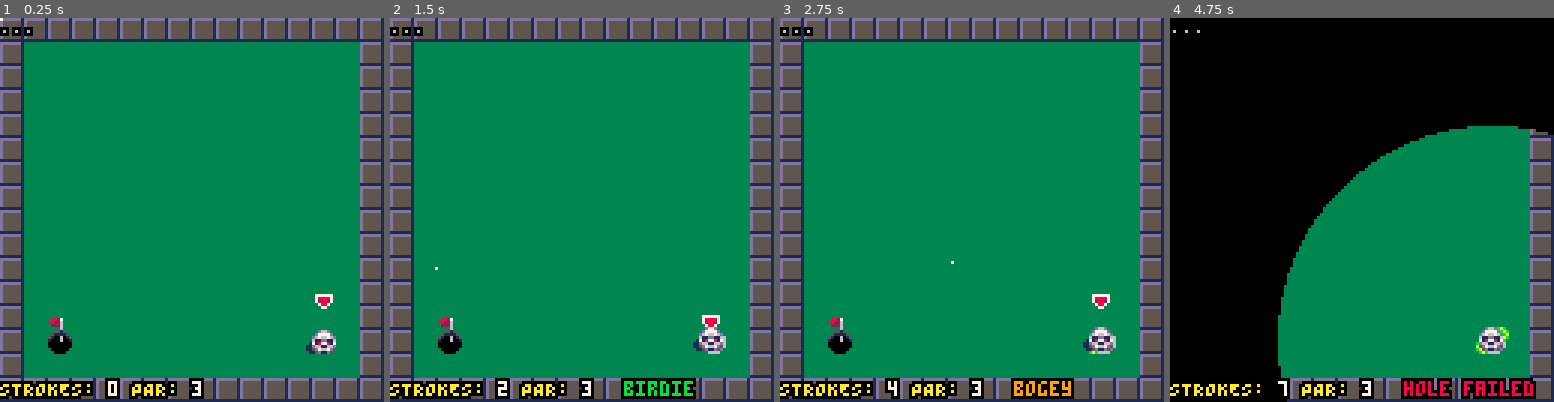
Above: before the commit, frames 1-4 (left to right).
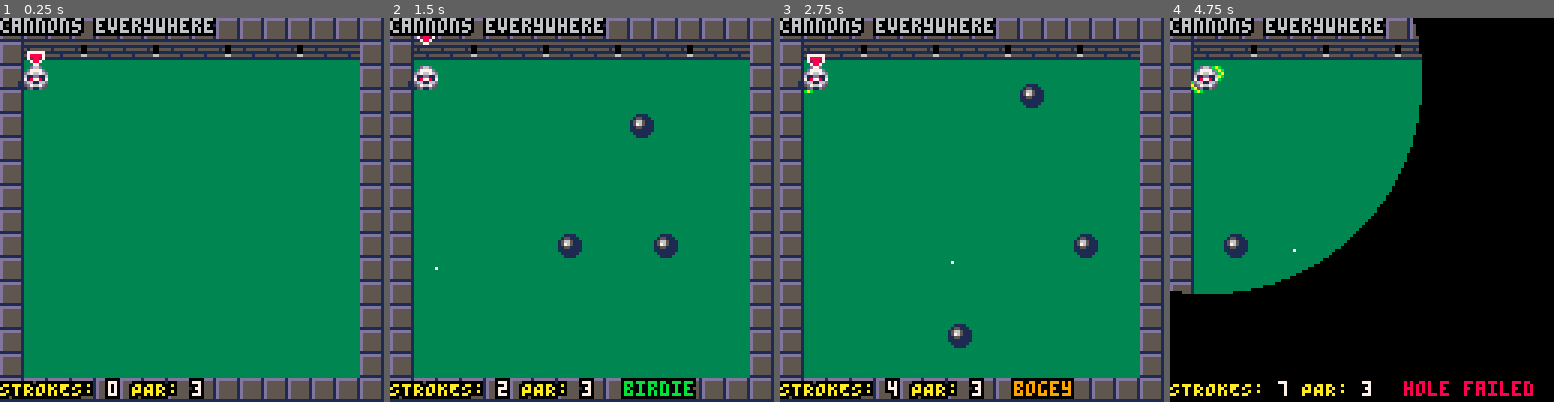
Above: after the commit, the same moments.

Repository: b4dr1ck/Pico8
Game: PICO-8 cartridge ghoul_in_one.p8
Same seed, same stepped clock (60 frames per second), same inputs: the game is played once before the commit and once after it.
Inputs (mouse positions are in pixels of both pictures, inside the frame that each line leads up to):
- Up to frame 1 (0.25 s): no input
- Up to frame 2 (1.5 s): tap X (X key) at 0.33, 1.07 s; click (670, 121) at 0.67 s; click (436, 267) at 1.22 s
- Up to frame 3 (2.75 s): click (887, 114) at 1.77 s; tap X (X key) at 1.85 s; click (952, 259) at 2.32 s
- Up to frame 4 (4.75 s): click (1404, 106) at 2.87 s; tap X (X key) at 2.97, 4.08 s; click (1465, 256) at 3.42 s; click (1231, 102) at 3.97 s; click (1292, 248) at 4.52 s

The runs differ from the first frame. In frame 1, 7.8% of the frame differs, in the area x 0-94%, y 0-88%; in frame 2, 8.9%; in frame 3, 8.9%; in frame 4, 74%, in the area x 0-100%, y 0-100%.

Commit message:
EXTEND: ghoul_in_one: neue levels und 'cannons'

Diff:
--- a/ghoul_in_one.p8
+++ b/ghoul_in_one.p8
@@ -9,6 +9,7 @@
  init_map()
  init_mouse()
 	init_player()
+	init_obst()
 	init_hud()
 end
 
@@ -26,6 +27,7 @@
  draw_map()
  draw_obst()
  draw_player()
+ draw_obst_foreground()
  draw_map_foreground()
  draw_mouse()
  draw_hud()
@@ -52,7 +54,7 @@
  	h=8,
  	new_size=8,
  	strokes={},
- 	level=19,
+ 	level=20,
  	restart=false,
  	no_fall_anim=false,
  	hole_failed=false,
@@ -182,7 +184,7 @@
  end
 
  -- tile collision on flag 3 (pits)
- if tile_collision(player.x,player.y,2,3) then
+ if tile_collision(player.x,player.y,2,3) and not player.restart then
  	spot=true
  	player.restart=true
  	player.spd=0
@@ -190,7 +192,7 @@
  end
 
  -- tile collision on flag 6 (dead block)
- if tile_collision(player.x,player.y,2,6) then
+ if tile_collision(player.x,player.y,2,6) and not player.restart then
   	spot=true
   	player.restart=true
   	player.no_fall_anim=true
@@ -732,17 +734,36 @@
  		}
   },
   {
-  	name="...",
+  	name="skully",
   	par=3,
   	x=6,
   	y=2,
   	sizex=0,
   	sizey=0,
-  	spawn={109,45},
-  	hole={98,45},
+  	spawn={110,45},
+  	hole={97,46},
   	magnets={
   		{x=90*8,y=43*8,img=25,w=8,h=8,strength=30},
+ 		},
+  	teleporters={
+  		{x=106,y=46,dx=104,dy=35,img=19},
+  		{x=103,y=45,dx=100,dy=42,img=19},
  		}
+  },
+  {
+  	name="cannons everywhere",
+  	par=3,
+  	x=7,
+  	y=2,
+  	sizex=0,
+  	sizey=0,
+  	spawn={113,34},
+  	hole={97,46},
+  	cannons={
+  	 {x=119*8,y=33*8,xspd=0,yspd=2,freq=60},
+  	 {x=122*8,y=33*8,xspd=0,yspd=2,freq=80},
+  	 {x=126*8,y=41*8,xspd=-2,yspd=0,freq=80}
+  	}
   }
  }
 
@@ -871,7 +892,7 @@
  local result_string=""
  local ind=1
  local score=0
- local maxentries=15
+ local maxentries=16
  local startindex=((pageoffset-1)*maxentries)+1
  local endindex=maxentries*pageoffset
 
@@ -960,9 +981,16 @@
 -- obstacles
 
 function init_obst()
+ timer=0
+ cannons={}
 end
 
 function update_obst()
+ timer+=1
+ if timer > 1000 then
+  timer=0
+ end
+
  local obstacles=maps[player.level].obstacles
  for o in all(obstacles) do
   o.x+=o.xspd
@@ -1022,9 +1050,31 @@
 	   arrow.y = 0
    end
   end
-
 	 -- animations
 	 m.img = animate(m.img,25,28,0.1,true)
+ end
+
+ -- cannons
+ for c in all(maps[player.level].cannons) do
+  if timer % c.freq == 0 then
+  	add(cannons,{x=c.x,y=c.y,xspd=c.xspd,yspd=c.yspd,w=8,h=8,img=29})
+  	sfx(11)
+  end
+ end
+
+ for c in all(cannons) do
+  c.x+=c.xspd
+  c.y+=c.yspd
+  if aabb(player,c,0) and not player.restart then
+  	spot=true
+  	player.restart=true
+  	player.no_fall_anim=true
+  	player.spd=0
+  	sfx(5)
+  end
+  if tile_collision(c.x,c.y,0,0) then
+  	del(cannons,c)
+  end
  end
 
 end
@@ -1040,6 +1090,13 @@
  for m in all(maps[player.level].magnets) do
   ovalfill(m.x-2,m.y+4,m.x+4,m.y+7,1)
  	spr(m.img,m.x,m.y)
+ end
+end
+
+function draw_obst_foreground()
+ -- cannons
+ for c in all(cannons) do
+  spr(c.img,c.x,c.y)
  end
 end
 -->8
Not shown, changed: 24 lines of the sprite sheet (__gfx__) section of ghoul_in_one.p8
Not shown, changed: the sound effects (__sfx__) section of ghoul_in_one.p8
